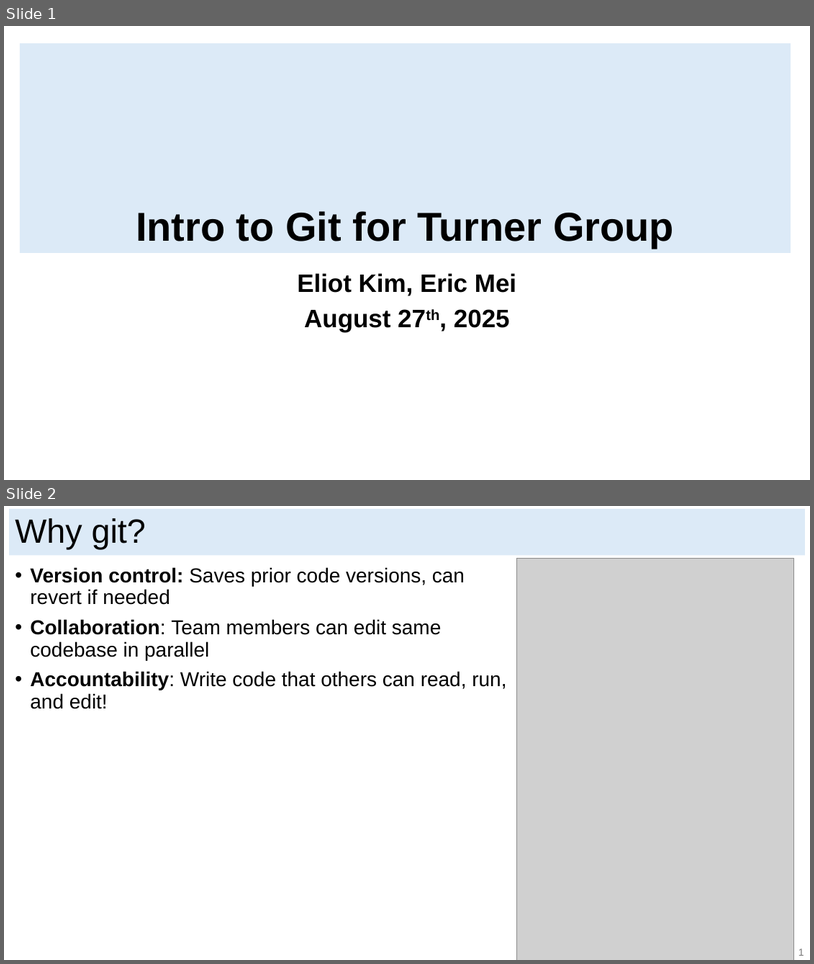
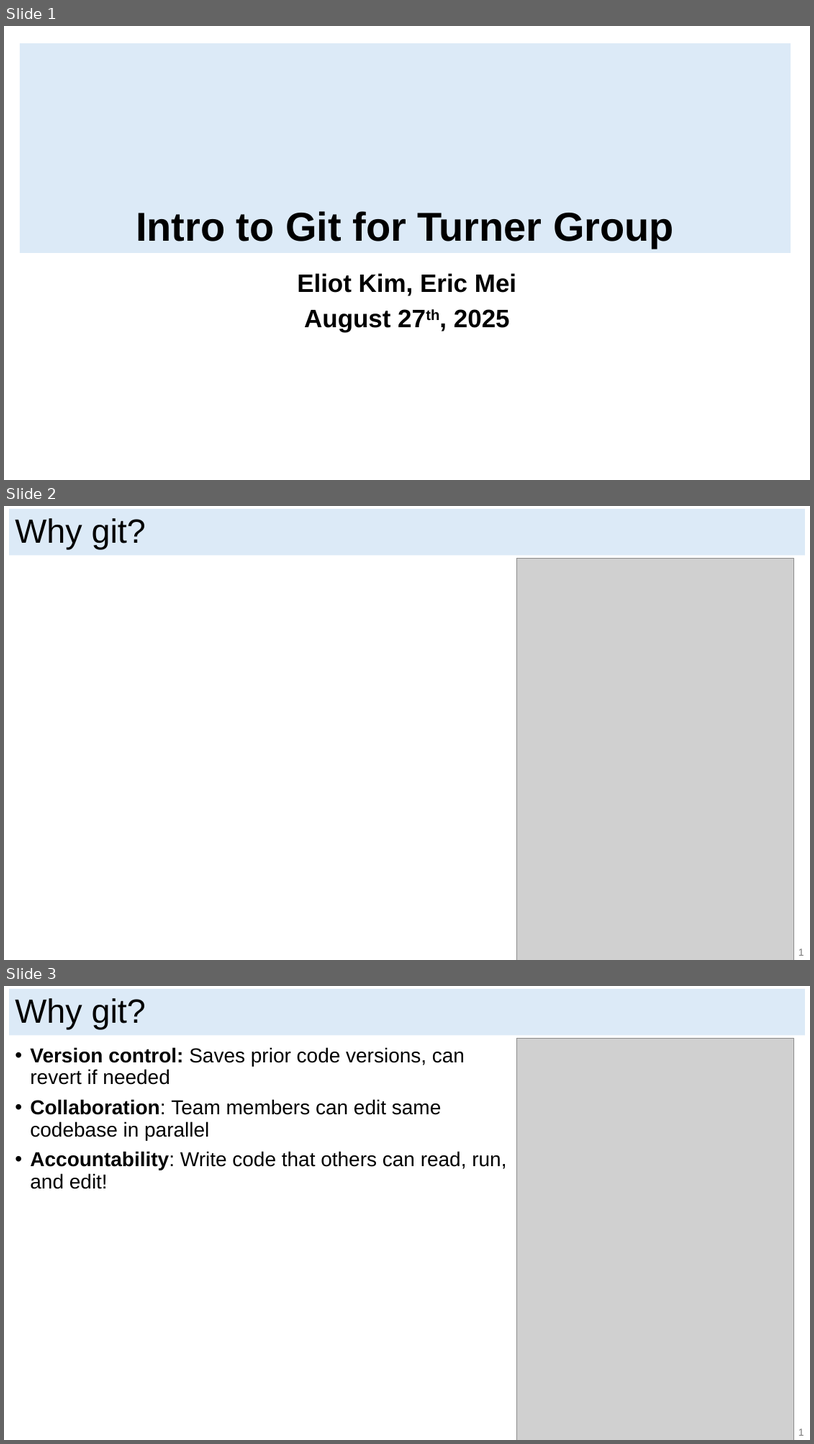
Before and after one commit to ericjmei/git_python_workshop, a slide deck: slides/git_slides.pptx. Shown one above the other, each under a label of ours: slides 1 and 2 before the commit, slides 1, 2 and 3 after it. The pictures are 814x964 and 814x1444 pixels, drawn with LibreOffice and Linux fonts; fonts in the diff are those of the drawing; grey boxes stand for pictures. Boxes give left, top, right and bottom in pixels: in the first picture for what was removed or moved away, otherwise in the second. Text is boxed around its words. In the diff, an @@ line names an element or a change of style, - is before the commit and + after.

```diff
--- a/slides/git_slides.pptx
+++ b/slides/git_slides.pptx
@@ slide 2 added at bbox=[4, 506, 810, 960], background #FFFFFF @@
@@ rectangle added at bbox=[9, 509, 805, 556], fill #DCEAF7, 40 pt, text #000000 @@
+Why git?
@@ picture added at bbox=[517, 558, 794, 960] @@
@@ text added at bbox=[799, 948, 805, 955], 12 pt, text #797979 @@
+1
@@ what was slide 2 is now slide 3 @@
```
Also in this commit, not shown: 4 slides changed.
